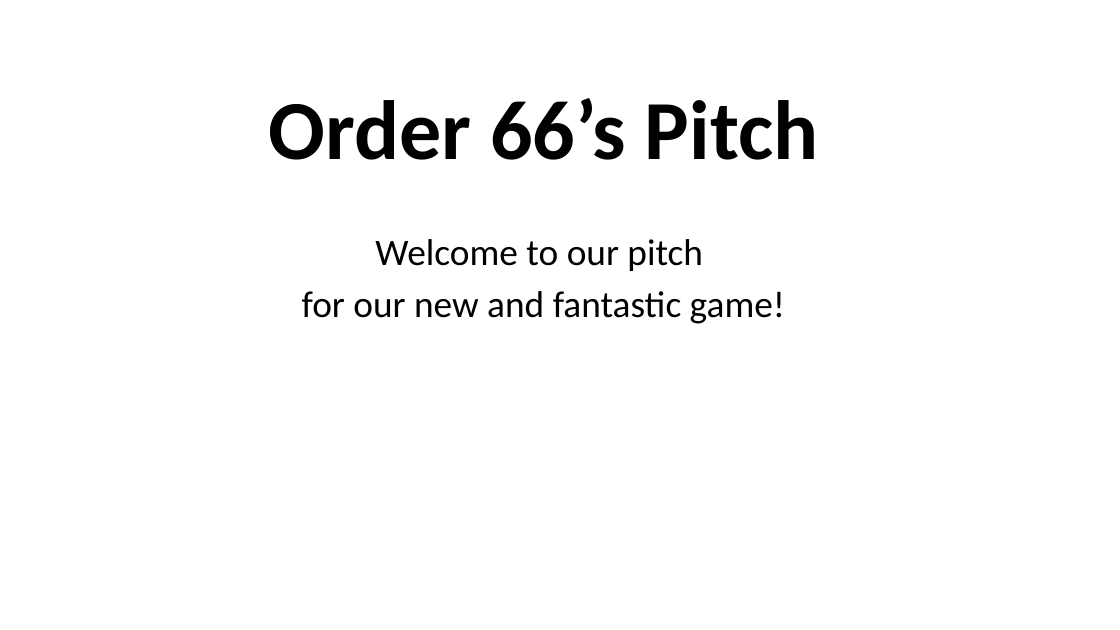
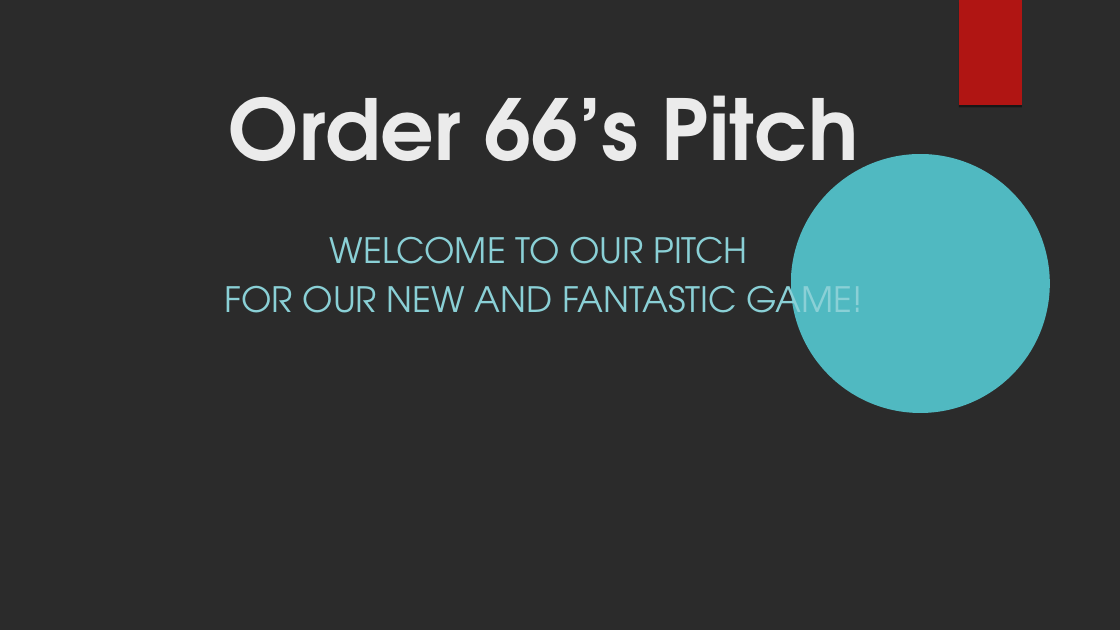
Before and after one commit to kvk4life/GAM21gr2, a slide deck: slide 1 of Presentatie documenten/Order 66’s Pitch.odp. Drawn at 1120x630 pixels with LibreOffice and Linux fonts; fonts in the diff are those of the drawing; background and template pictures are left out; a plain dark background stands for a picture behind light text. Boxes give left, top, right and bottom in pixels: in the first picture for what was removed or moved away, otherwise in the second. Text is boxed around its words. In the diff, an @@ line names an element or a change of style, - is before the commit and + after.

```diff
--- a/Presentatie documenten/Order 66’s Pitch.odp
+++ b/Presentatie documenten/Order 66’s Pitch.odp
@@ background #FFFFFF to picture (left out) @@
@@ freeform shape added at bbox=[959, 0, 1022, 105], fill #B01513 @@
@@ title "Order 66’s Pitch" at bbox=[229, 95, 859, 195]: font Calibri to TeX Gyre Adventor, text colour #000000 to #EBEBEB; line spacing 0.9 to 1 @@
@@ freeform shape added at bbox=[791, 154, 1049, 413], fill #50B9C1 @@
@@ subtitle at bbox=[224, 236, 863, 328]: text changed; size 32 to 30 pt; font Calibri to TeX Gyre Adventor; text colour #000000 to #8AD0D6 @@
-Welcome to our pitch
-for our new and fantastic game!
+WELCOME TO OUR PITCH
+FOR OUR NEW AND FANTASTIC GAME!
```
Also in this commit, not shown: 8 other slides changed, 5 slides added, 1 slide removed, 1 other file.
